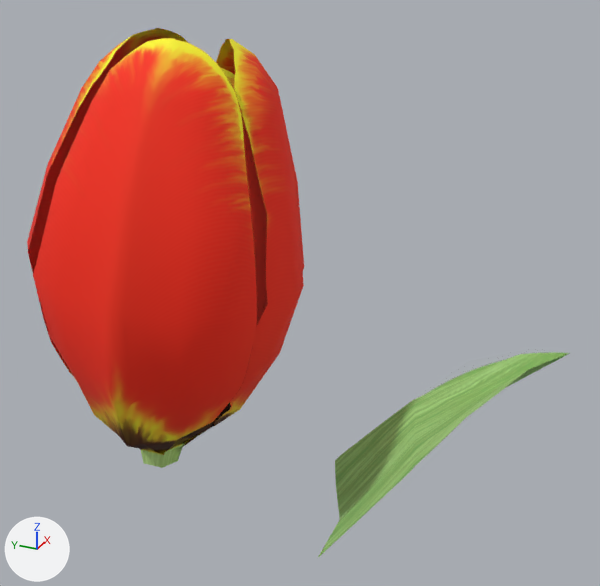
The glTF model public/models/tulip.glb, before and after one commit.
Before and after are seen from a camera (50 mm lens) standing at (-0.36, -0.17, 0.321) and looking at (0.005, -0.006, 0.138). The lights are fixed; the arrows at lower left show +X, +Y and +Z. The picture after the commit comes second. Vertices at exactly the same position are counted once.

The first picture shows 'FlowerHead'.
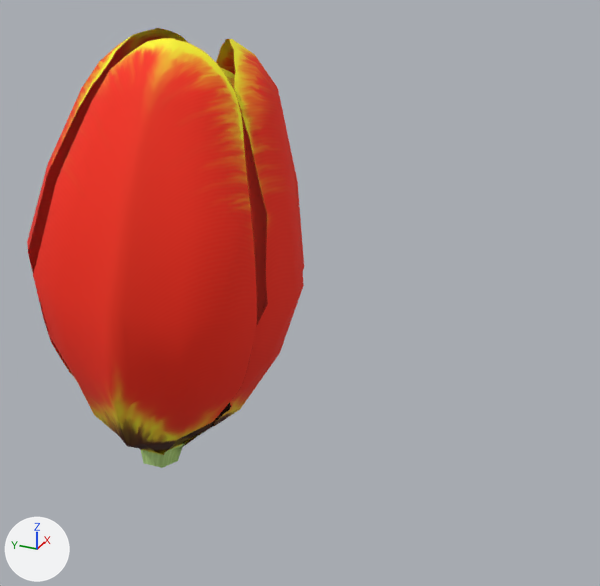
The newer file is also rescaled (x1.389), turned or shifted as a whole; pictures and numbers use the older file's frame.

Pixel boxes [x1, y1, x2, y2] of what changed, in the pictures (600 x 586 px):
'FlowerHead', reshaped (49% narrower, 17% shorter): before [27, 28, 570, 557]; after [27, 28, 304, 468]
part 1 of me_flowerhead, deleted (green): before [318, 352, 570, 557]

Edits to the bpy script that builds the scene:
```text
Change me_flowerhead:
    used by ob_flowerhead; location = (0.0, 0.0, 0.0)
    remove me_flowerhead.from_pydata(...)  # 681 vertices, 1168 faces; spans x -0.077..0.077, y -0.143..0.143, z 0.0..0.268
    add me_flowerhead.from_pydata(...)  # 666 vertices, 1152 faces; spans x -0.077..0.077, y -0.009..0.143, z 0.019..0.268
    me_flowerhead part 1: the loose piece of 15 vertices spanning x -0.047..0.06, y -0.143..-0.012, z 0.0..0.111 is deleted
```
